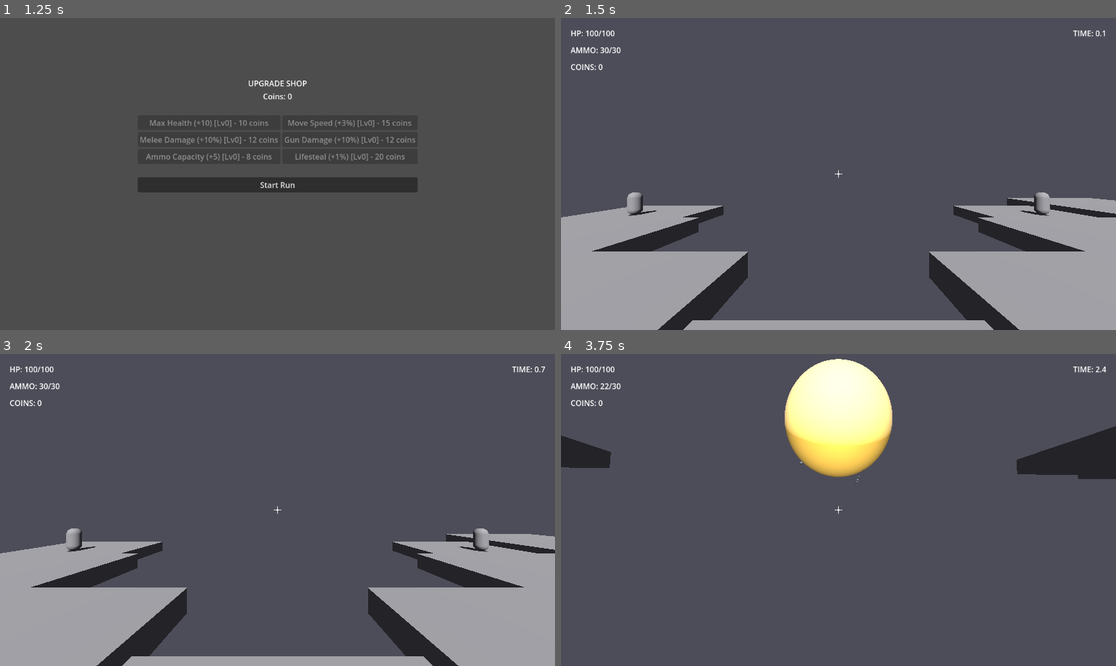
Above: before the commit, frames 1-4 (two rows, left to right).
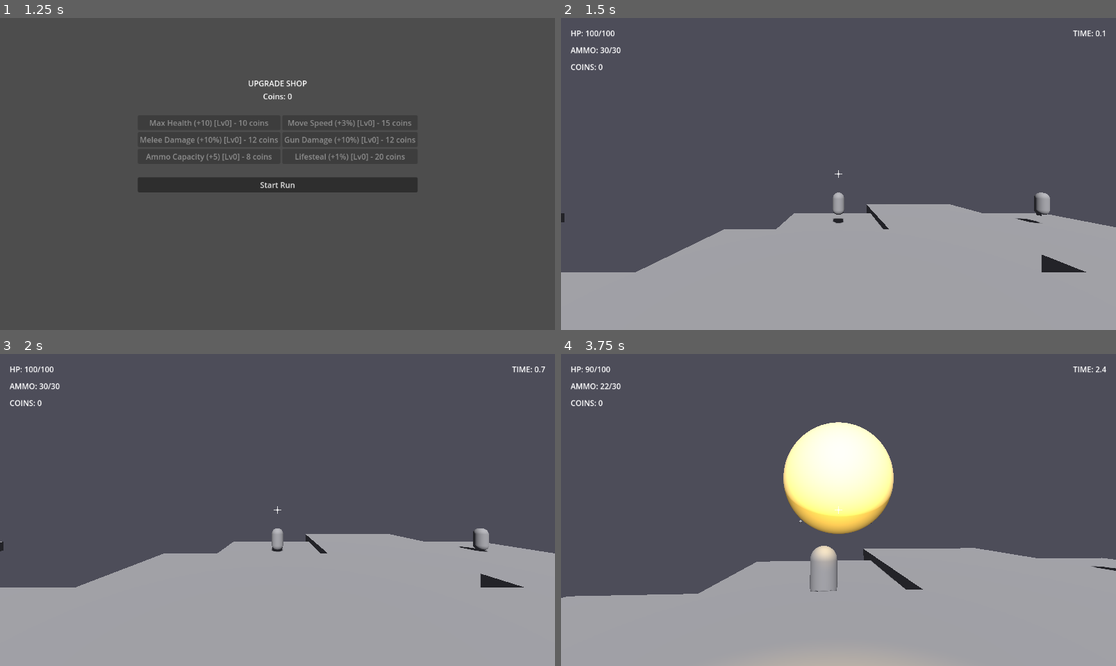
Above: after the commit, the same moments.

Repository: mandlj92/dungeonrunner
Game: Godot game, scene res://scenes/main.tscn
The game is run twice, just before and just after one commit, with the same random seed, the same clock (stepped at 60 frames per second) and the same inputs.
Inputs (mouse positions are in pixels of both pictures, inside the frame that each line leads up to):
- Up to frame 1 (1.25 s): click "New Game" at 0.5 s
- Up to frame 2 (1.5 s): click "Start Run" at 1.25 s
- Up to frame 3 (2 s): no input
- Up to frame 4 (3.75 s): tap Enter at 2 s; move the mouse to (866, 510) at 2.02 s; press the mouse at (866, 510) at 2.03 s; hold W (move_forward) from 2.03 s (still down); tap Space (jump) at 2.27, 3.02 s; tap E (melee) at 2.3, 2.85 s; move the mouse to (810, 510) at 2.77 s; release the mouse at (810, 510) at 2.78 s; click (810, 510) at 3.05 s; move the mouse to (849, 503) at 3.52 s; press the mouse at (849, 503) at 3.53 s

Frame 1 is identical in both runs. In frame 2, 24% of the frame differs, in the area x 0-100%, y 55-100%; in frame 3, 23%; in frame 4, 44%, in the area x 0-100%, y 1-100%.

Commit message:
modified:   .godot/editor/HUD.tscn-editstate-74b5c9848938f4eb9ebaf6fab3809318.cfg 	modified:   .godot/editor/Player.tscn-editstate-a4e9bb150591131ae307f440fab940ce.cfg 	modified:   .godot/editor/Room.tscn-editstate-51368421b5d53a73f3ecaf433e52895e.cfg 	modified:   .godot/editor/filesystem_cache8 	new file:   .godot/editor/filesystem_update4 	modified:   .godot/editor/main.tscn-editstate-3ad5c15c4f3250da0cc7c1af1770d85f.cfg 	modified:   .godot/editor/project_metadata.cfg 	modified:   .godot/editor/run.tscn-editstate-68f5887ca5e38652cc6e8a807e9d37fd.cfg 	modified:   .godot/editor/script_editor_cache.cfg 	modified:   .godot/editor/summary.tscn-editstate-1e0a4bb142fb60fdfb081ea4126d2d1f.cfg 	modified:   scenes/enemies/enemy.tscn 	modified:   scenes/player/Player.tscn 	modified:   scenes/projectile.tscn 	modified:   scenes/world/run.tscn 	modified:   scripts/enemies/enemy.gd 	modified:   scripts/game_state.gd 	modified:   scripts/pickups/pickup.gd 	modified:   scripts/player/player.gd 	modified:   scripts/projectile.gd 	modified:   scripts/world/run_controller.gd

Diff:
--- a/scenes/enemies/enemy.tscn
+++ b/scenes/enemies/enemy.tscn
@@ -1,16 +1,25 @@
-[gd_scene load_steps=3 format=3 uid="uid://b67fupypxpgbl"]
+[gd_scene load_steps=4 format=3 uid="uid://b67fupypxpgbl"]
+
+[ext_resource type="Script" path="res://scripts/enemies/enemy.gd" id="1_enemy"]
 
 [sub_resource type="CapsuleShape3D" id="CapsuleShape3D_qg238"]
 
 [sub_resource type="CapsuleMesh" id="CapsuleMesh_w3fts"]
 
 [node name="Enemy" type="CharacterBody3D"]
-transform = Transform3D(1, 0, 0, 0, 1, 0, 0, 0, 1, 0, -0.346567, 0)
+collision_layer = 2
+collision_mask = 3
+script = ExtResource("1_enemy")
 
 [node name="CollisionShape3D" type="CollisionShape3D" parent="."]
+transform = Transform3D(1, 0, 0, 0, 1, 0, 0, 0, 1, 0, 1, 0)
 shape = SubResource("CapsuleShape3D_qg238")
 
 [node name="MeshInstance3D" type="MeshInstance3D" parent="."]
+transform = Transform3D(1, 0, 0, 0, 1, 0, 0, 0, 1, 0, 1, 0)
 mesh = SubResource("CapsuleMesh_w3fts")
 
 [node name="NavigationAgent3D" type="NavigationAgent3D" parent="."]
+path_desired_distance = 0.5
+target_desired_distance = 0.5
+height = 2.0
--- a/scenes/player/Player.tscn
+++ b/scenes/player/Player.tscn
@@ -9,25 +9,30 @@
 size = Vector3(2, 2, 2)
 
 [node name="Player" type="CharacterBody3D"]
+collision_mask = 3
 script = ExtResource("1_player")
 projectile_scene = ExtResource("2_fx3ph")
 
 [node name="CollisionShape3D" type="CollisionShape3D" parent="."]
+transform = Transform3D(1, 0, 0, 0, 1, 0, 0, 0, 1, 0, 1, 0)
 shape = SubResource("CapsuleShape3D_xk1af")
 
 [node name="Head" type="Node3D" parent="."]
-transform = Transform3D(1, 0, 0, 0, 1, 0, 0, 0, 1, 0, 0.6, 0)
+transform = Transform3D(1, 0, 0, 0, 1, 0, 0, 0, 1, 0, 1.6, 0)
 
 [node name="Camera3D" type="Camera3D" parent="Head"]
 current = true
 
 [node name="RayCast3D" type="RayCast3D" parent="Head"]
 target_position = Vector3(0, 0, -100)
+collision_mask = 2
 
 [node name="MeleeArea" type="Area3D" parent="."]
+collision_layer = 0
+collision_mask = 2
 
 [node name="CollisionShape3D" type="CollisionShape3D" parent="MeleeArea"]
-transform = Transform3D(1, 0, 0, 0, 1, 0, 0, 0, 1, 0, 0, -1.5)
+transform = Transform3D(1, 0, 0, 0, 1, 0, 0, 0, 1, 0, 1, -1.5)
 shape = SubResource("BoxShape3D_wobrk")
 
 [node name="AudioStreamPlayer3D" type="AudioStreamPlayer3D" parent="."]
--- a/scenes/projectile.tscn
+++ b/scenes/projectile.tscn
@@ -10,6 +10,8 @@
 radius = 0.15
 
 [node name="Projectile" type="Area3D"]
+collision_layer = 0
+collision_mask = 2
 script = ExtResource("1_projectile")
 
 [node name="MeshInstance3D" type="MeshInstance3D" parent="."]
--- a/scripts/enemies/enemy.gd
+++ b/scripts/enemies/enemy.gd
@@ -124,10 +124,9 @@
 		velocity += hit_dir.normalized() * hit_knockback
 	_flash_on_hit()
 	_play_hit_sound()
+	_spawn_floating_text(applied)
 	if health <= 0:
-		_spawn_death_particles()
-		queue_free()
-		GameState.add_coins(5)
+		_die()
 	return applied
 
 func _spawn_death_particles() -> void:
@@ -193,3 +192,87 @@
 
 	await get_tree().create_timer(0.12).timeout
 	player_audio.queue_free()
+
+func _spawn_floating_text(damage_amount: int) -> void:
+	var label = Label3D.new()
+	get_parent().add_child(label)
+	label.global_position = global_position + Vector3(0, 1.5, 0)
+	label.text = str(damage_amount)
+	label.billboard = BaseMaterial3D.BILLBOARD_ENABLED
+	label.no_depth_test = true
+	label.font_size = 48
+
+	# Critical damage (>20) is yellow
+	if damage_amount > 20:
+		label.modulate = Color.YELLOW
+	else:
+		label.modulate = Color.WHITE
+
+	# Animate upward and fade out
+	var start_pos = label.global_position
+	var fade_duration = 0.8
+	var rise_speed = 2.0
+	var elapsed = 0.0
+
+	while elapsed < fade_duration:
+		var delta = get_process_delta_time()
+		elapsed += delta
+
+		# Move upward
+		label.global_position = start_pos + Vector3(0, rise_speed * elapsed, 0)
+
+		# Fade out
+		var alpha = 1.0 - (elapsed / fade_duration)
+		label.modulate.a = alpha
+
+		await get_tree().process_frame
+
+	label.queue_free()
+
+func _die() -> void:
+	# Disable collision
+	if $CollisionShape3D:
+		$CollisionShape3D.disabled = true
+
+	# Hide mesh
+	if mesh:
+		mesh.visible = false
+
+	# Spawn death particles
+	_spawn_death_particles()
+
+	# Play high-pitched death sound
+	_play_death_sound()
+
+	# Trigger screen shake on player
+	if player and player.has_method("screen_shake"):
+		player.screen_shake(0.2, 0.8)
+
+	# Add coins (5x for elites)
+	var coin_amount = 5
+	if has_meta("is_elite"):
+		coin_amount = 25
+	GameState.add_coins(coin_amount)
+
+	# Wait for sound/animation, then cleanup
+	await get_tree().create_timer(0.5).timeout
+	queue_free()
+
+func _play_death_sound() -> void:
+	var player_audio = AudioStreamPlayer3D.new()
+	add_child(player_audio)
+
+	var gen = AudioStreamGenerator.new()
+	gen.mix_rate = 44100
+	player_audio.stream = gen
+	player_audio.play()
+
+	var playback = player_audio.get_stream_playback() as AudioStreamGeneratorPlayback
+	# High-pitched death sound
+	for i in range(2200):
+		var pitch = 800.0 + (i * 0.5)  # Rising pitch
+		var sample = sin(i * pitch * 0.0001) * exp(-i/600.0) * 0.4
+		playback.push_frame(Vector2(sample, sample))
+
+	await get_tree().create_timer(0.5).timeout
+	player_audio.queue_free()
--- a/scripts/game_state.gd
+++ b/scripts/game_state.gd
@@ -122,3 +122,9 @@
 	s.coins = int(cfg.get_value(SAVE_SECTION, "coins", 0))
 	s.version = int(cfg.get_value(META_SECTION, "version", 0))
 	return s
+
+# ---------- Global Hit Stop ----------
+func hit_stop(time_scale: float, duration: float) -> void:
+	Engine.time_scale = time_scale
+	await get_tree().create_timer(duration, true, false, true).timeout
+	Engine.time_scale = 1.0
--- a/scripts/pickups/pickup.gd
+++ b/scripts/pickups/pickup.gd
@@ -1,12 +1,20 @@
 extends Area3D
 
+enum Type { HEALTH, AMMO, RAGE }
+
+@export var type: Type = Type.AMMO
 @export var ammo_amount := 10
 @export var health_amount := 0
 
 func _on_body_entered(body: Node3D) -> void:
 	if body.is_in_group("player"):
-		if ammo_amount > 0 and body.has_method("add_ammo"):
-			body.add_ammo(ammo_amount)
-		if health_amount > 0 and body.has_method("heal"):
-			body.heal(health_amount)
+		if type == Type.RAGE:
+			if body.has_method("activate_rage_mode"):
+				body.activate_rage_mode(10.0)
+		elif type == Type.AMMO:
+			if ammo_amount > 0 and body.has_method("add_ammo"):
+				body.add_ammo(ammo_amount)
+		elif type == Type.HEALTH:
+			if health_amount > 0 and body.has_method("heal"):
+				body.heal(health_amount)
 		queue_free()
--- a/scripts/player/player.gd
+++ b/scripts/player/player.gd
@@ -36,6 +36,9 @@
 var _shake_intensity := 0.0
 var _original_cam_position: Vector3
 var _invuln_timer := 0.0
+var _rage_mode_active := false
+var _rage_timer := 0.0
+var _original_fire_cooldown := 0.0
 
 @onready var head := $Head
 @onready var cam := $Head/Camera3D
@@ -52,6 +55,7 @@
 	add_to_group("player")
 	Input.set_mouse_mode(Input.MOUSE_MODE_CAPTURED)
 	_original_cam_position = cam.position
+	_original_fire_cooldown = fire_cooldown
 	_apply_meta_upgrades()
 	_update_hud()
 
@@ -88,6 +92,7 @@
 	_fire_timer = max(0.0, _fire_timer - delta)
 	_melee_timer = max(0.0, _melee_timer - delta)
 	_invuln_timer = max(0.0, _invuln_timer - delta)
+	_update_rage_mode(delta)
 	_update_screen_shake(delta)
 
 	var dir := Vector3.ZERO
@@ -232,6 +237,9 @@
 	_shake_remaining = duration
 	_shake_intensity = intensity
 
+func screen_shake(duration: float, intensity: float) -> void:
+	_screen_shake(duration, intensity)
+
 func _update_screen_shake(delta: float) -> void:
 	if _shake_remaining > 0:
 		_shake_remaining -= delta
@@ -299,3 +307,37 @@
 
 	await get_tree().create_timer(0.15).timeout
 	player.queue_free()
+
+func activate_rage_mode(duration: float) -> void:
+	_rage_mode_active = true
+	_rage_timer = duration
+
+	# Reduce fire_cooldown by 50%
+	fire_cooldown = _original_fire_cooldown * 0.5
+
+	# Tint DamageFlash to low-opacity Red
+	if hud and hud.has_node("DamageFlash"):
+		var damage_flash = hud.get_node("DamageFlash")
+		damage_flash.visible = true
+		damage_flash.modulate = Color(1, 0, 0, 0.15)
+
+func _update_rage_mode(delta: float) -> void:
+	if not _rage_mode_active:
+		return
+
+	_rage_timer -= delta
+	if _rage_timer <= 0.0:
+		_deactivate_rage_mode()
+
+func _deactivate_rage_mode() -> void:
+	_rage_mode_active = false
+	_rage_timer = 0.0
+
+	# Reset fire_cooldown
+	fire_cooldown = _original_fire_cooldown
+
+	# Clear DamageFlash tint
+	if hud and hud.has_node("DamageFlash"):
+		var damage_flash = hud.get_node("DamageFlash")
+		damage_flash.visible = false
+		damage_flash.modulate = Color(1, 0, 0, 0)
--- a/scripts/projectile.gd
+++ b/scripts/projectile.gd
@@ -32,9 +32,10 @@
 	# Spawn hit particles at impact point
 	_spawn_hit_particles(global_position)
 
-	# Deal damage
+	# Deal damage with hit stop
 	var dealt := damage
 	if body and body.has_method("take_damage"):
+		await GameState.hit_stop(0.05, 0.1)
 		var res = body.take_damage(damage, direction)
 		if typeof(res) == TYPE_INT:
 			dealt = res
--- a/scripts/world/run_controller.gd
+++ b/scripts/world/run_controller.gd
@@ -49,6 +49,9 @@
 			e.global_position = (room.get_node("EnemySpawn") as Marker3D).global_position + Vector3(0,1,0)
 			# Scale enemy stats based on dungeon level
 			_scale_enemy(e, difficulty_scale)
+			# 10% chance to make enemy Elite
+			if randf() < 0.1:
+				_make_elite(e)
 
 		if randf() < 0.7:
 			var p = pickup_scene.instantiate()
@@ -86,6 +89,32 @@
 	if "speed" in enemy:
 		enemy.speed = enemy.speed * difficulty_multipliers.speed
 
+func _make_elite(enemy: Node) -> void:
+	# Mark as elite for coin drops
+	enemy.set_meta("is_elite", true)
+
+	# Scale model by 1.5x
+	if enemy.has_node("MeshInstance3D"):
+		var mesh = enemy.get_node("MeshInstance3D")
+		mesh.scale = Vector3(1.5, 1.5, 1.5)
+
+	# Multiply max_health by 3
+	if "max_health" in enemy:
+		enemy.max_health = int(enemy.max_health * 3)
+		enemy.health = enemy.max_health
+
+	# Multiply damage by 2
+	if "damage" in enemy:
+		enemy.damage = int(enemy.damage * 2)
+
+	# Change color to Red
+	if enemy.has_node("MeshInstance3D"):
+		var mesh = enemy.get_node("MeshInstance3D")
+		if mesh.mesh:
+			var mat = StandardMaterial3D.new()
+			mat.albedo_color = Color.RED
+			mesh.set_surface_override_material(0, mat)
+
 func _on_player_died() -> void:
 	GameState.reset_run()  # Reset to level 1 on death
 	GameState.save_game()  # Save coins and progress
Not shown: 1 places in scenes/player/Player.tscn that only renumber resources
Not shown: 1 places in scenes/projectile.tscn that only renumber resources
Not shown: 1 places in scenes/world/run.tscn that only renumber resources
